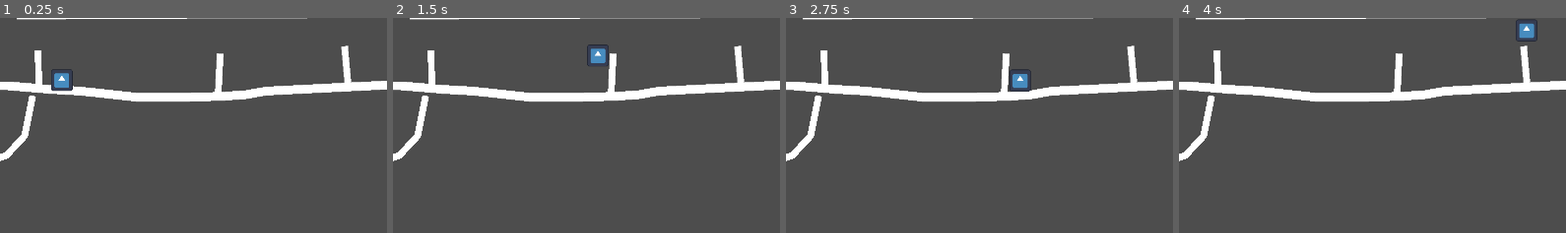
Above: before the commit, frames 1-4 (left to right).
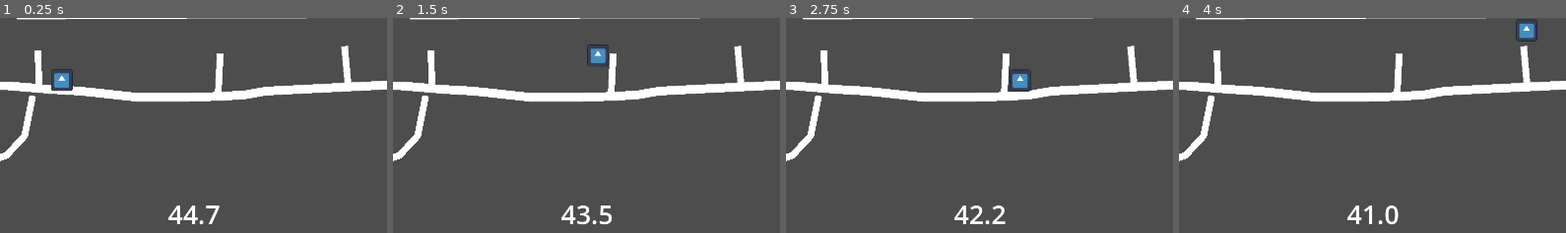
Above: after the commit, the same moments.

Repository: simenhs/piratsyltetoey
Game: Godot game, scene res://scenes/level1/level1.tscn
Same seed, same stepped clock (60 frames per second), same inputs: the game is played once before the commit and once after it. The engine's default icon, where the game draws it, is replaced by a stand-in: a white triangle on a blue panel in a dark square.
Inputs:
- Up to frame 1 (0.25 s): no input
- Up to frame 2 (1.5 s): hold E (use) 0.53-1.28 s; hold D (right) from 0.53 s (still down); tap Space (jump) at 0.77 s; tap Shift (dash) at 1.35 s
- Up to frame 3 (2.75 s): tap Space (jump) at 1.52 s; tap E (use) at 1.55 s; release D (right) at 2.03 s; hold A (left) from 2.03 s (still down); hold E (use) from 2.03 s (still down)
- Up to frame 4 (4 s): release A (left) at 2.78 s; release E (use) at 2.78 s; hold D (right) from 2.78 s (still down); tap E (use) at 2.85 s; tap Space (jump) at 3.02, 3.77 s; hold E (use) from 3.53 s (still down); tap Shift (dash) at 3.6 s
The pictures show only the part of the screen within x 41-91%, y 15-65%; the shares and areas given below are measured in that part.

The runs differ from the first frame. In frame 1, 0.4% of the frame differs, in the area x 43-57%, y 87-97%; in frame 2, 0.5%; in frame 3, 0.5%; in frame 4, 0.4%.

Commit message:
added a timer

Diff:
--- a/godot/scenes/level1/level1.tscn
+++ b/godot/scenes/level1/level1.tscn
@@ -1,10 +1,12 @@
-[gd_scene load_steps=4 format=3 uid="uid://dots7kewpqnio"]
+[gd_scene load_steps=5 format=3 uid="uid://dots7kewpqnio"]
 
 [ext_resource type="PackedScene" uid="uid://dmnhro72jpck8" path="res://scenes/level1/world/world.tscn" id="1_cwunv"]
+[ext_resource type="Script" path="res://scenes/level1/level_1.gd" id="1_rsi31"]
 [ext_resource type="PackedScene" uid="uid://qboe47l73lll" path="res://scenes/level1/player/player.tscn" id="2_qf4gi"]
 [ext_resource type="PackedScene" uid="uid://5r7jflx0vqw1" path="res://scenes/level1/picup_object/pickup_object.tscn" id="3_8oqeh"]
 
 [node name="Level1" type="Node"]
+script = ExtResource("1_rsi31")
 
 [node name="World" parent="." instance=ExtResource("1_cwunv")]
 
@@ -21,3 +23,20 @@
 [node name="pickupObject3" parent="." instance=ExtResource("3_8oqeh")]
 position = Vector2(345, 809)
 display_name = "C"
+
+[node name="TimerLabel" type="Label" parent="."]
+unique_name_in_owner = true
+offset_left = 966.0
+offset_top = 590.0
+offset_right = 1534.0
+offset_bottom = 658.0
+theme_override_font_sizes/font_size = 64
+text = "20.0"
+horizontal_alignment = 1
+
+[node name="Timer" type="Timer" parent="."]
+wait_time = 45.0
+one_shot = true
+autostart = true
+
+[connection signal="timeout" from="Timer" to="." method="_on_timer_timeout"]
--- /dev/null
+++ b/godot/scenes/level1/level_1.gd
@@ -0,0 +1,17 @@
+extends Node
+
+@onready var timer_label: Label = %TimerLabel
+@onready var timer: Timer = $Timer
+
+# Called when the node enters the scene tree for the first time.
+func _ready() -> void:
+	pass # Replace with function body.
+
+
+# Called every frame. 'delta' is the elapsed time since the previous frame.
+func _process(delta: float) -> void:
+	timer_label.text = str(timer.time_left).pad_decimals(1)
+
+
+func _on_timer_timeout() -> void:
+	get_tree().paused = true
